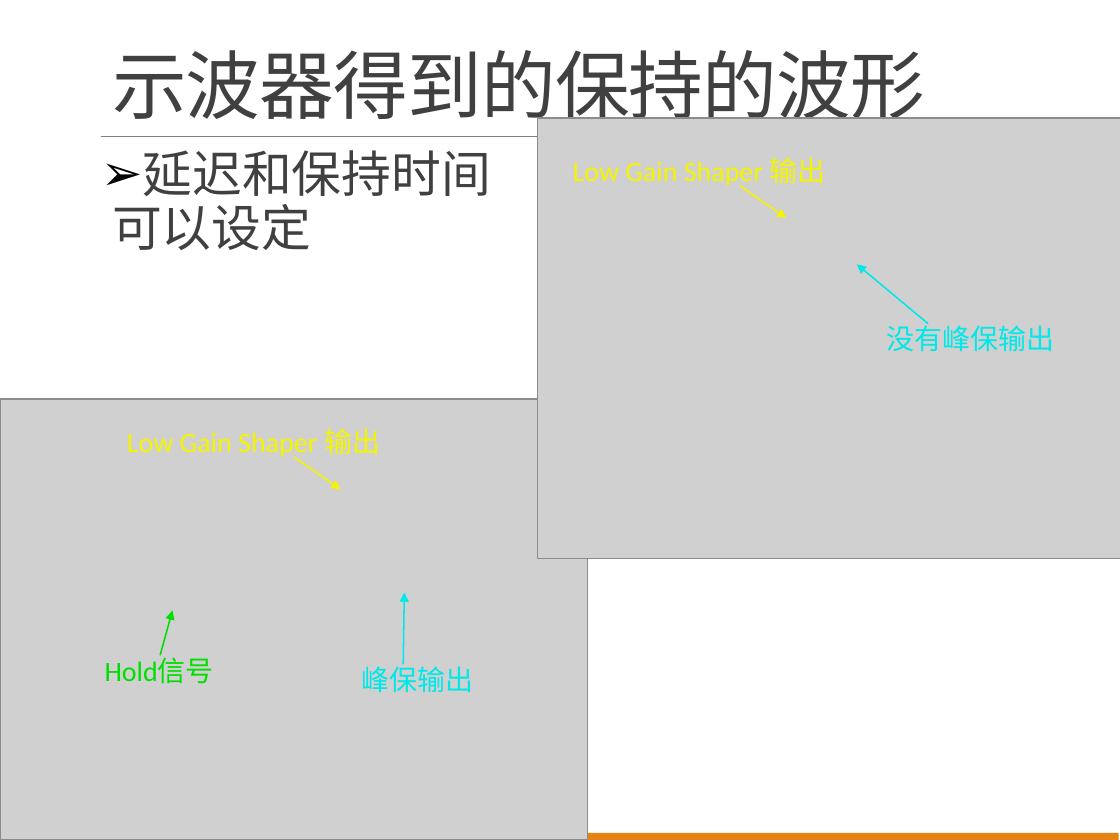
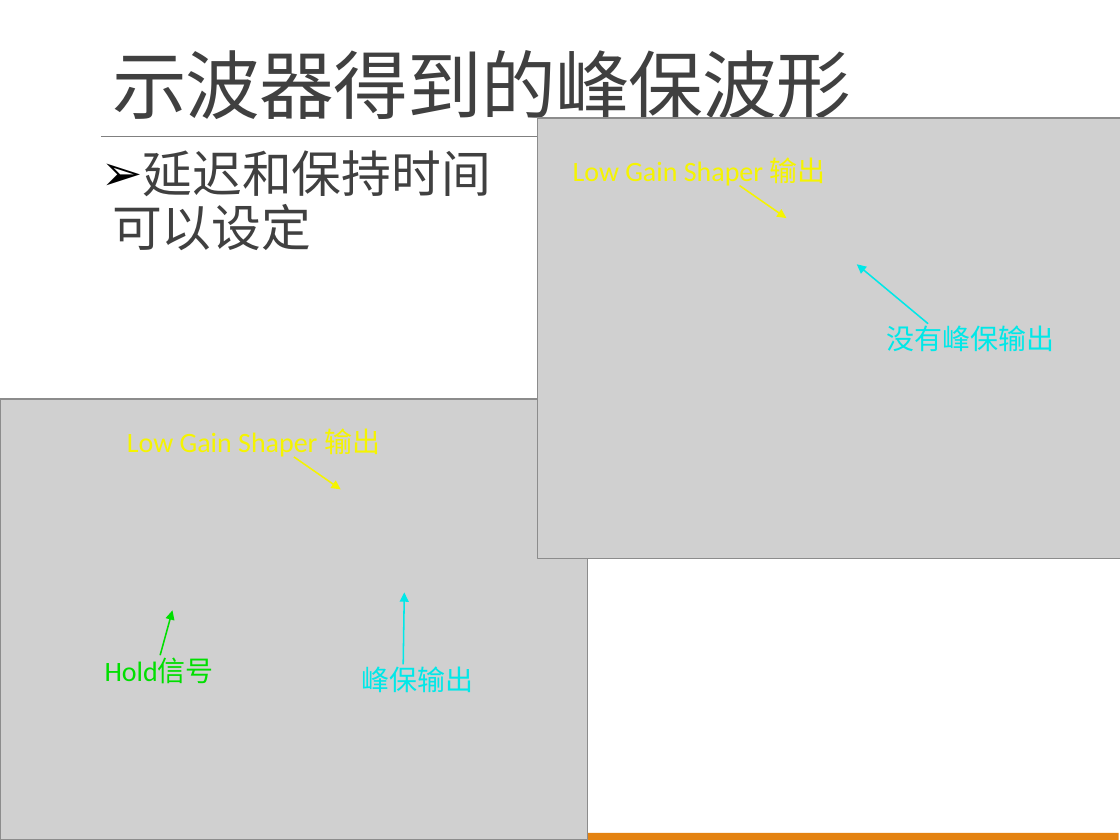
Before and after one commit to wyu0725/SDHCAL_DAQ, a slide deck: slide 4 of Slides/SDHCAL_Report_20170621.pptx. Drawn at 1120x840 pixels with LibreOffice and Linux fonts; fonts in the diff are those of the drawing; grey boxes stand for pictures. Boxes give left, top, right and bottom in pixels: in the first picture for what was removed or moved away, otherwise in the second. Text is boxed around its words. In the diff, an @@ line names an element or a change of style, - is before the commit and + after.

```diff
--- a/Slides/SDHCAL_Report_20170621.pptx
+++ b/Slides/SDHCAL_Report_20170621.pptx
@@ title at bbox=[112, 50, 851, 132]: text changed @@
-示波器得到的保持的波形
+示波器得到的峰保波形
```
Also in this commit, not shown: 6 other slides changed, 1 slide added.
